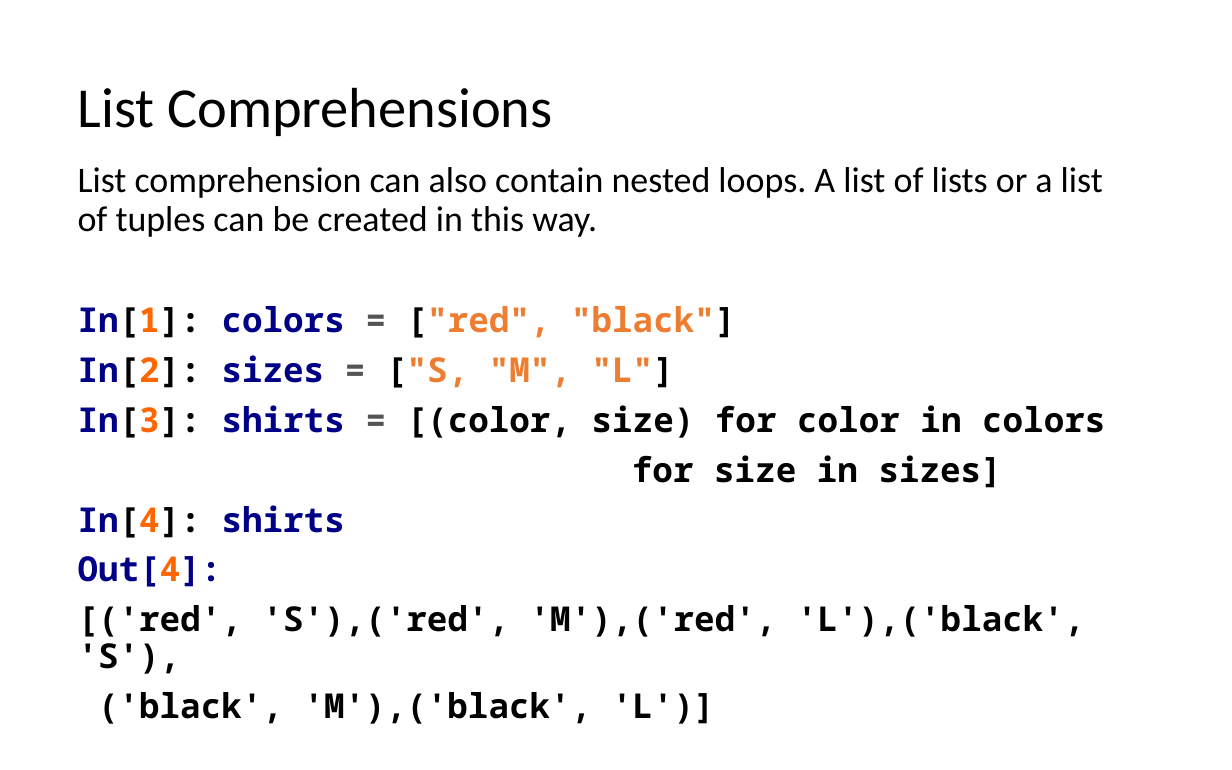
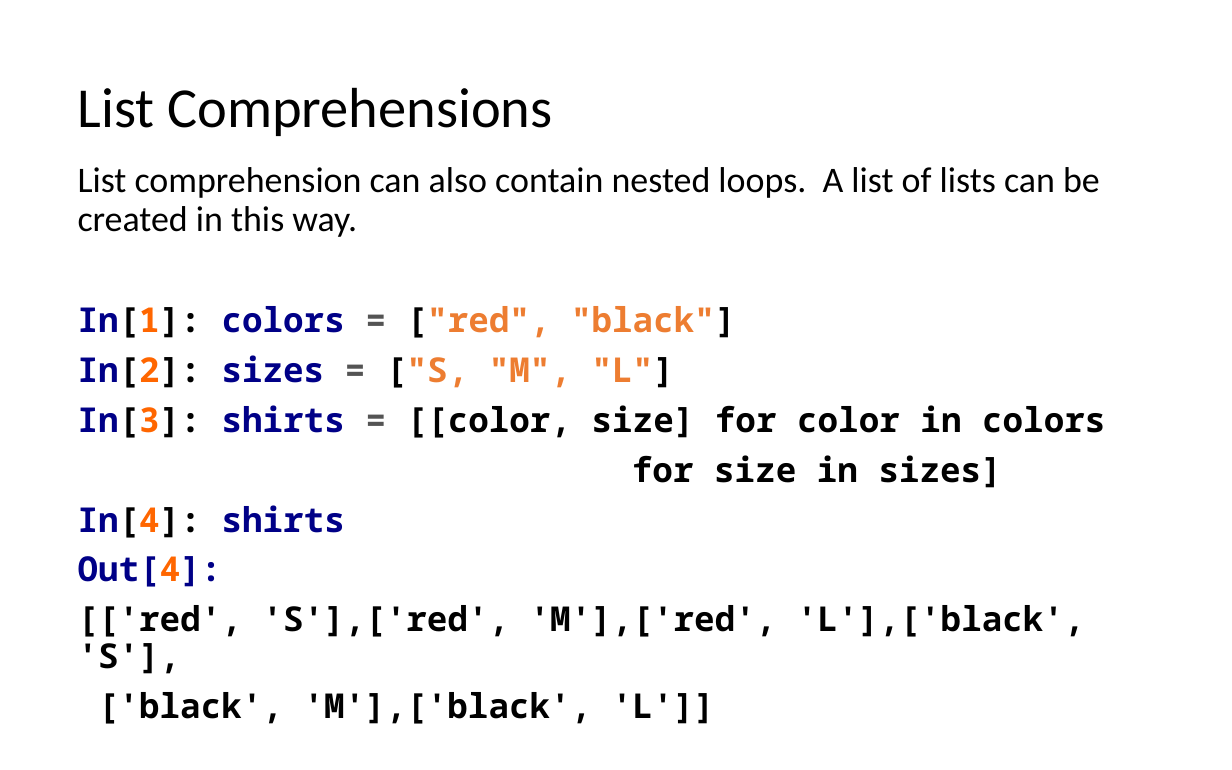
Before and after one commit to LongBaoNguyen/longbaonguyen.github.io, a slide deck: slide 20 of courses/apcsp/lect6.pptx. Drawn at 1232x770 pixels with LibreOffice and Linux fonts; fonts in the diff are those of the drawing. Boxes give left, top, right and bottom in pixels: in the first picture for what was removed or moved away, otherwise in the second. Text is boxed around its words. In the diff, an @@ line names an element or a change of style, - is before the commit and + after.

```diff
--- a/courses/apcsp/lect6.pptx
+++ b/courses/apcsp/lect6.pptx
@@ text at <box>78,167,1100,237</box>: text changed @@
-List comprehension can also contain nested loops. A list of lists or a list of tuples can be created in this way.
+List comprehension can also contain nested loops. A list of lists can be created in this way.
@@ text at <box>78,405,1105,438</box>: text changed @@
-In[3]: shirts = [(color, size) for color in colors
+In[3]: shirts = [[color, size] for color in colors
@@ text at <box>78,605,1085,724</box>: text changed @@
-[('red', 'S'),('red', 'M'),('red', 'L'),('black', 'S'),
-('black', 'M'),('black', 'L')]
+[['red', 'S'],['red', 'M'],['red', 'L'],['black', 'S'],
+['black', 'M'],['black', 'L']]
```
Also in this commit, not shown: 3 other slides changed, 3 other files.
